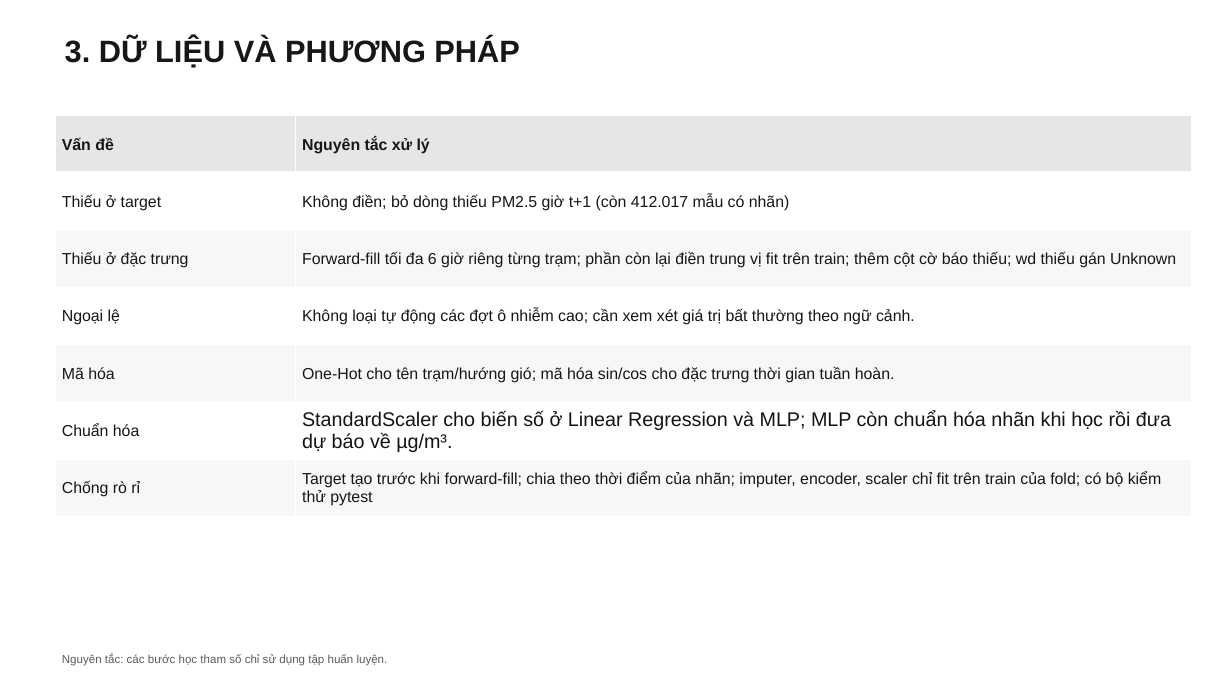
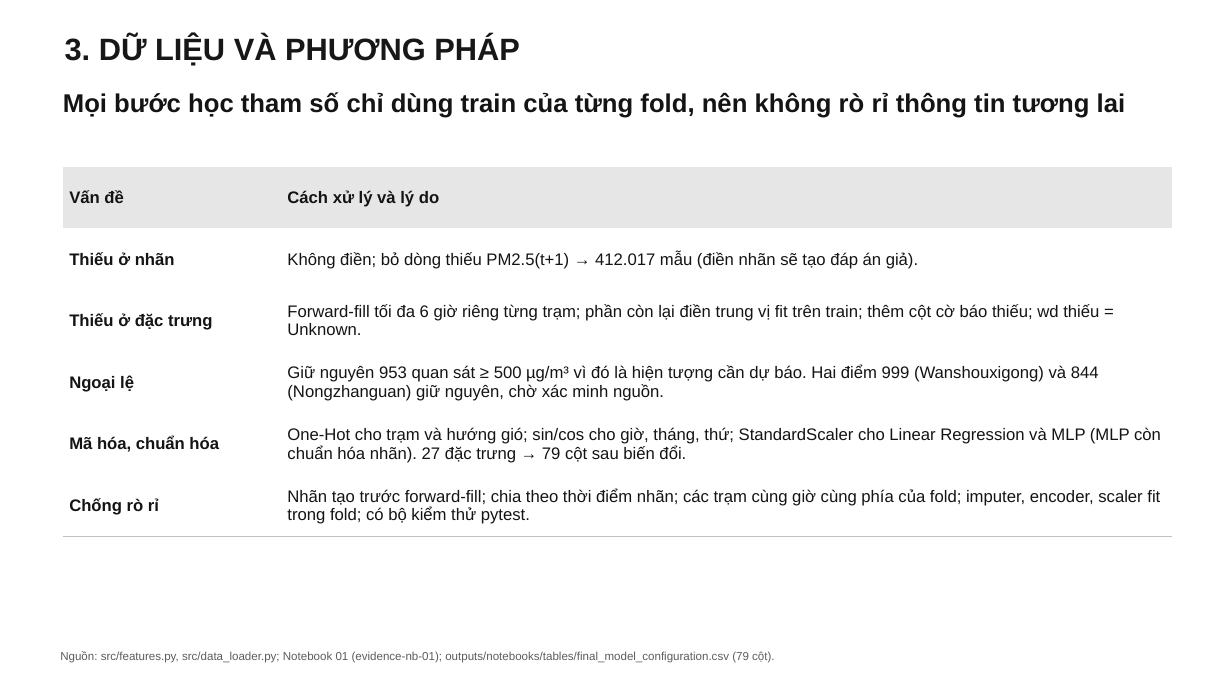
Before and after one commit to bjruly/sgu_finalproject_machinelearning_2026-2027, a slide deck: slide 9 of docs/Nhom10__Slide.pptx (slide 13 before the commit). Drawn at 1232x693 pixels with LibreOffice and Linux fonts; fonts in the diff are those of the drawing. Boxes give left, top, right and bottom in pixels: in the first picture for what was removed or moved away, otherwise in the second. Text is boxed around its words. In the diff, an @@ line names an element or a change of style, - is before the commit and + after.

Commit message:
Rework slides to follow the course report structure
- Thêm thách thức, đóng góp, thiết lập và độ đo, danh sách 8 thí nghiệm
  trước kết quả, hàm mất mát, importance của RF, độ chắc chắn (bootstrap,
  seed, epoch MLP), phân tích overfitting, đánh giá tổng thể, hướng phát
  triển; ghi chú trình bày cho mọi slide.
- Công trình liên quan viết lại theo ba bài gốc (Seng, Bekkar, Wei).
- Bảng sai số theo mức PM2.5 dùng biên mới; mọi bảng đọc số từ CSV.
- Chuyển chi tiết sang phụ lục B1–B9 và A.

```diff
--- a/docs/Nhom10__Slide.pptx
+++ b/docs/Nhom10__Slide.pptx
@@ title "3. DỮ LIỆU VÀ PHƯƠNG ..." at [65,35,520,65]: less space between paragraphs @@
@@ text added at [63,92,1126,118], 20 pt, text #141414, bold @@
+Mọi bước học tham số chỉ dùng train của từng fold, nên không rò rỉ thông tin tương lai
@@ table at [63,167,1172,537] @@
-row 1: Vấn đề | Nguyên tắc xử lý
-row 2: Thiếu ở target | Không điền; bỏ dòng thiếu PM2.5 giờ t+1 (còn 412.017 mẫu có nhãn)
-row 3: Thiếu ở đặc trưng | Forward-fill tối đa 6 giờ riêng từng trạm; phần còn lại điền trung vị fit trên train; thêm cột cờ báo thiếu; wd thiếu gán Unknown
-row 4: Ngoại lệ | Không loại tự động các đợt ô nhiễm cao; cần xem xét giá trị bất thường theo ngữ cảnh.
-row 5: Mã hóa | One-Hot cho tên trạm/hướng gió; mã hóa sin/cos cho đặc trưng thời gian tuần hoàn.
-row 6: Chuẩn hóa | StandardScaler cho biến số ở Linear Regression và MLP; MLP còn chuẩn hóa nhãn khi học rồi đưa dự báo về µg/m³.
-row 7: Chống rò rỉ | Target tạo trước khi forward-fill; chia theo thời điểm của nhãn; imputer, encoder, scaler chỉ fit trên train của fold; có bộ kiểm thử pytest
+row 1: Vấn đề | Cách xử lý và lý do
+row 2: Thiếu ở nhãn | Không điền; bỏ dòng thiếu PM2.5(t+1) → 412.017 mẫu (điền nhãn sẽ tạo đáp án giả).
+row 3: Thiếu ở đặc trưng | Forward-fill tối đa 6 giờ riêng từng trạm; phần còn lại điền trung vị fit trên train; thêm cột cờ báo thiếu; wd thiếu = Unknown.
+row 4: Ngoại lệ | Giữ nguyên 953 quan sát ≥ 500 µg/m³ vì đó là hiện tượng cần dự báo. Hai điểm 999 (Wanshouxigong) và 844 (Nongzhanguan) giữ nguyên, chờ xác minh nguồn.
+row 5: Mã hóa, chuẩn hóa | One-Hot cho trạm và hướng gió; sin/cos cho giờ, tháng, thứ; StandardScaler cho Linear Regression và MLP (MLP còn chuẩn hóa nhãn). 27 đặc trưng → 79 cột sau biến đổi.
+row 6: Chống rò rỉ | Nhãn tạo trước forward-fill; chia theo thời điểm nhãn; các trạm cùng giờ cùng phía của fold; imputer, encoder, scaler fit trong fold; có bộ kiểm thử pytest.
@@ table: place and size @@
-table at [55,116,1192,517]
+table at [63,167,1172,537]
@@ text added at [60,651,774,663], 9 pt, text #5C5C5C @@
+Nguồn: src/features.py, src/data_loader.py; Notebook 01 (evidence-nb-01); outputs/notebooks/tables/final_model_configuration.csv (79 cột).
@@ text removed at [62,654,388,666] @@
-Nguyên tắc: các bước học tham số chỉ sử dụng tập huấn luyện.
```
Also in this commit, not shown: 10 other slides changed, 20 slides added, 15 slides removed.
